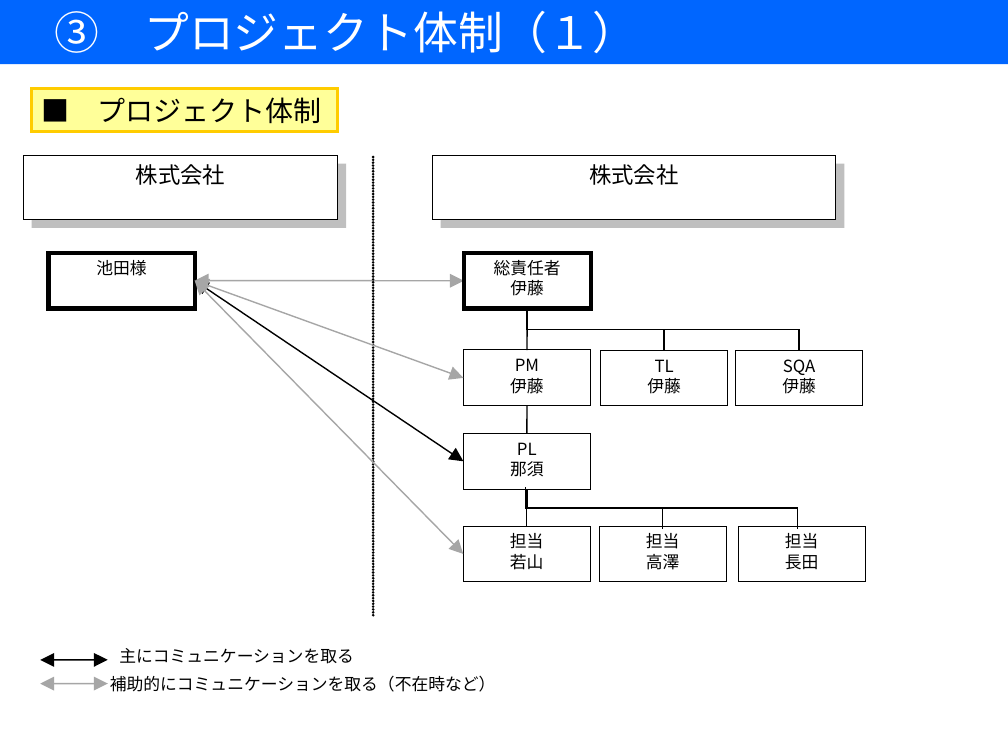
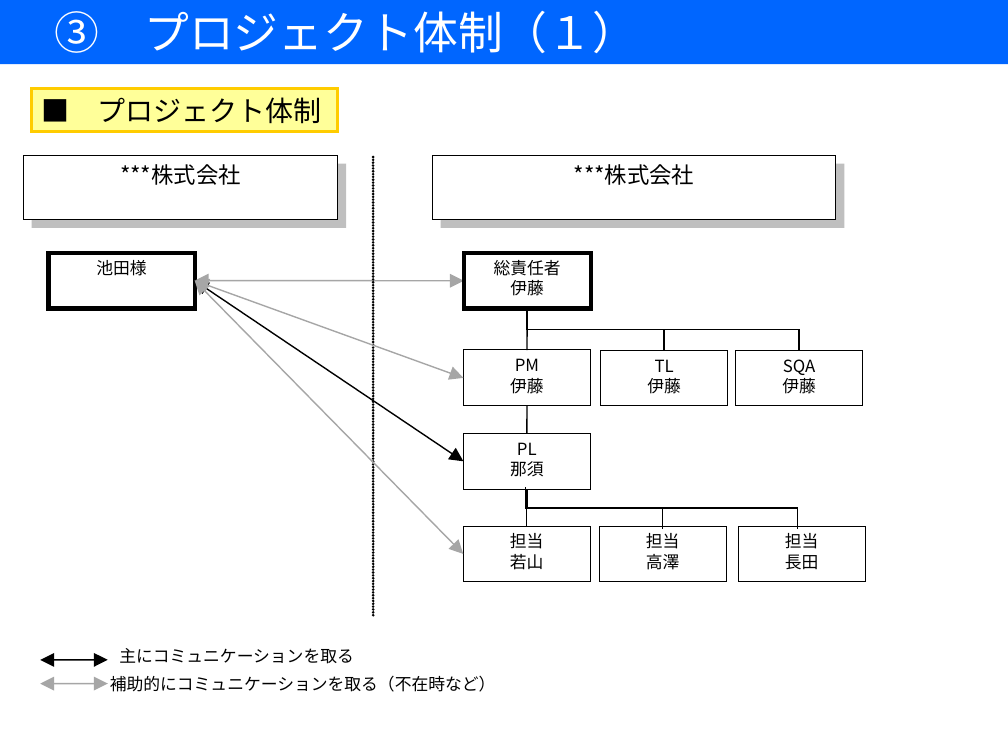
Before and after one commit to 7057547/RemoteMonitoringSystem, a slide deck: slide 7 of DOC/05作成資料/00開発計画書/【遠隔監視システム開発】開発計画書.ppt. Drawn at 1008x756 pixels with LibreOffice and Linux fonts; fonts in the diff are those of the drawing. Boxes give left, top, right and bottom in pixels: in the first picture for what was removed or moved away, otherwise in the second. Text is boxed around its words. In the diff, an @@ line names an element or a change of style, - is before the commit and + after.

```diff
--- a/DOC/05作成資料/00開発計画書/【遠隔監視システム開発】開発計画書.ppt
+++ b/DOC/05作成資料/00開発計画書/【遠隔監視システム開発】開発計画書.ppt
@@ text in rectangle at [120,164,241,185]: text changed @@
-株式会社
+***株式会社
@@ text in rectangle at [574,164,695,185]: text changed @@
-株式会社
+***株式会社
```
Also in this commit, not shown: 2 other slides changed.
